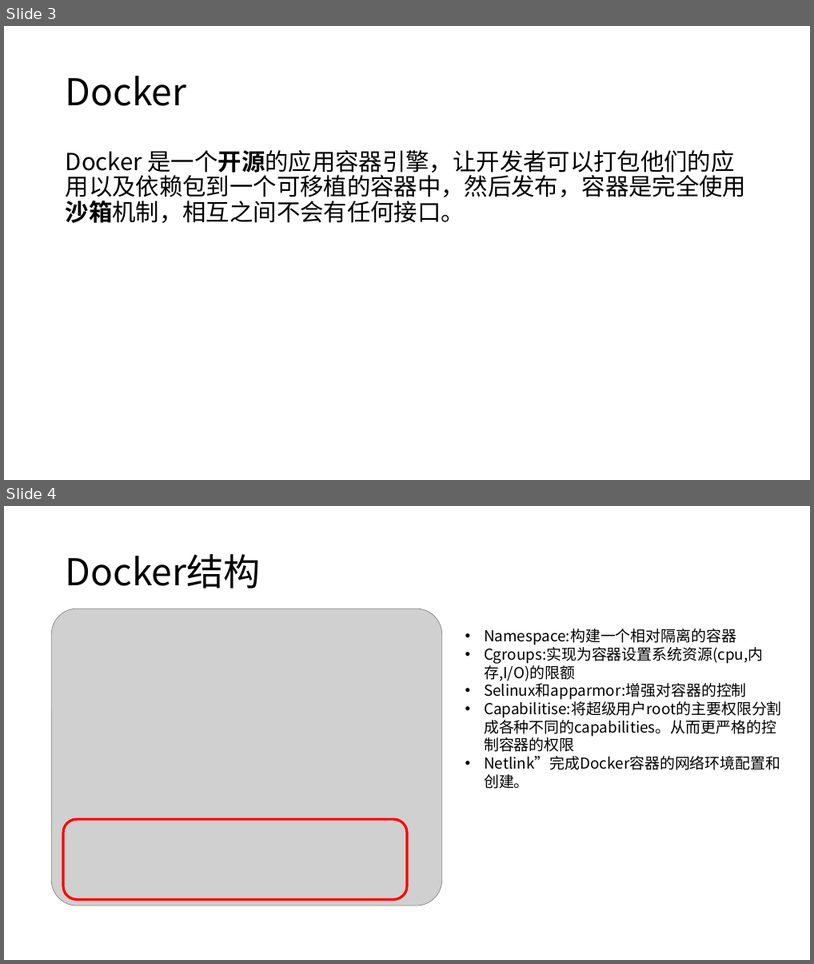
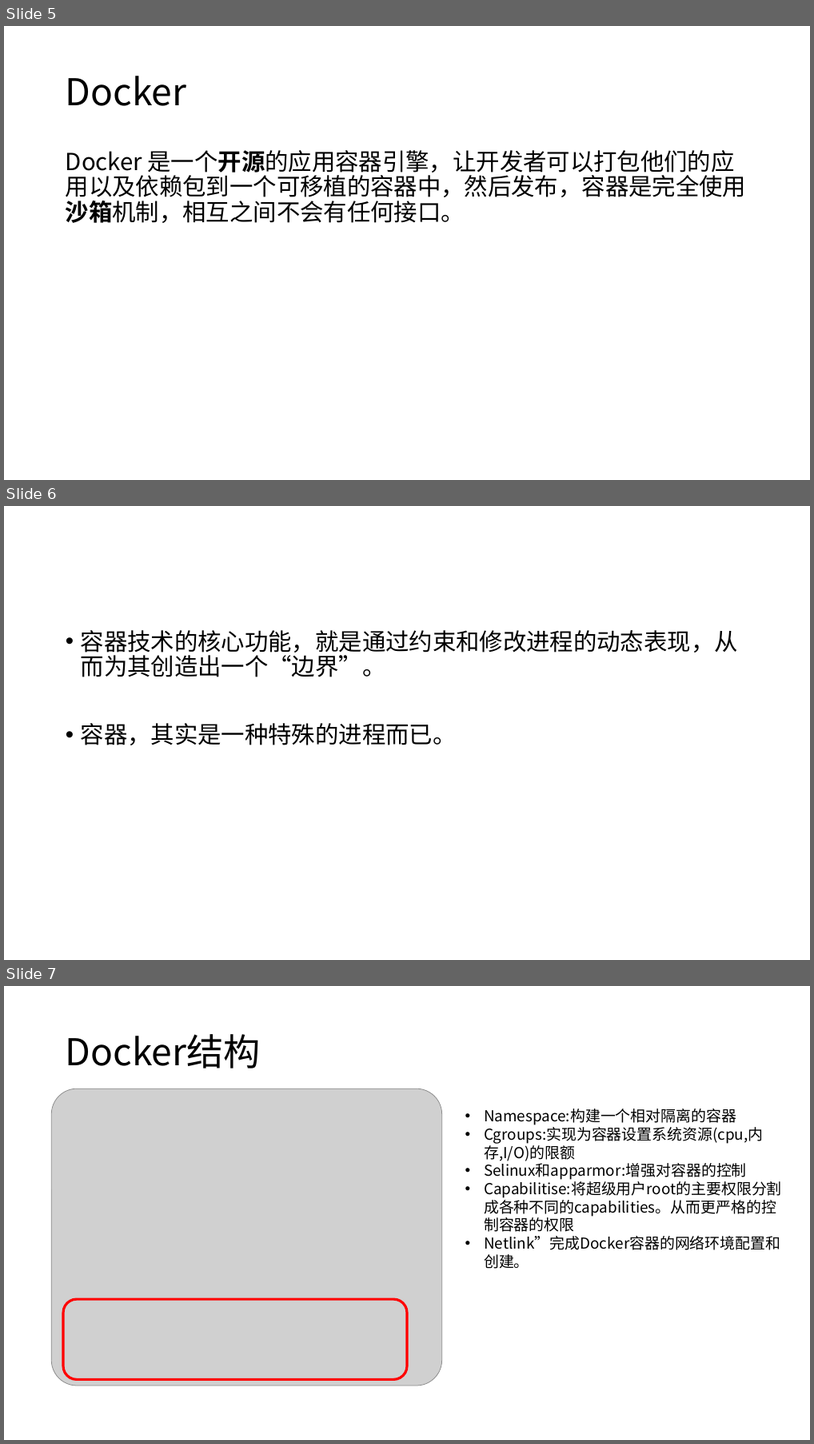
Before and after one commit to axzxs2001/kubernetes-netcore, a slide deck: kubernetes-netcore/kubernetes.pptx. Shown one above the other, each under a label of ours: slides 3 and 4 before the commit, slides 5, 6 and 7 after it. The pictures are 814x964 and 814x1444 pixels, drawn with LibreOffice and Linux fonts; fonts in the diff are those of the drawing; grey boxes stand for pictures; background and template pictures are left out. Boxes give left, top, right and bottom in pixels: in the first picture for what was removed or moved away, otherwise in the second. Text is boxed around its words. In the diff, an @@ line names an element or a change of style, - is before the commit and + after.

```diff
--- a/kubernetes-netcore/kubernetes.pptx
+++ b/kubernetes-netcore/kubernetes.pptx
@@ slide 6 added at [4,506,810,960], background #FFFFFF @@
@@ text added at [81,630,738,745], 28 pt, text #000000 @@
+• 容器技术的核心功能，就是通过约束和修改进程的动态表现，从而为其创造出一个“边界”。
+• 容器，其实是一种特殊的进程而已。
@@ what was slide 3 is now slide 5 @@
@@ what was slide 4 is now slide 7 @@
```
Also in this commit, not shown: 2 other slides added.
